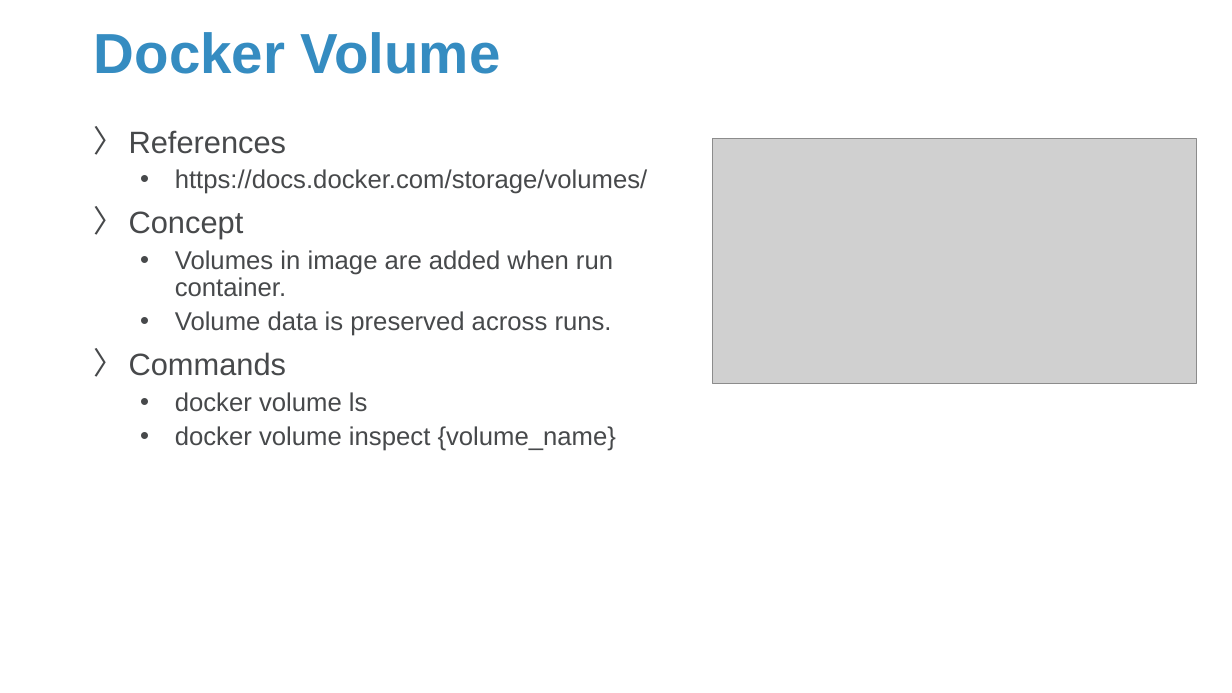
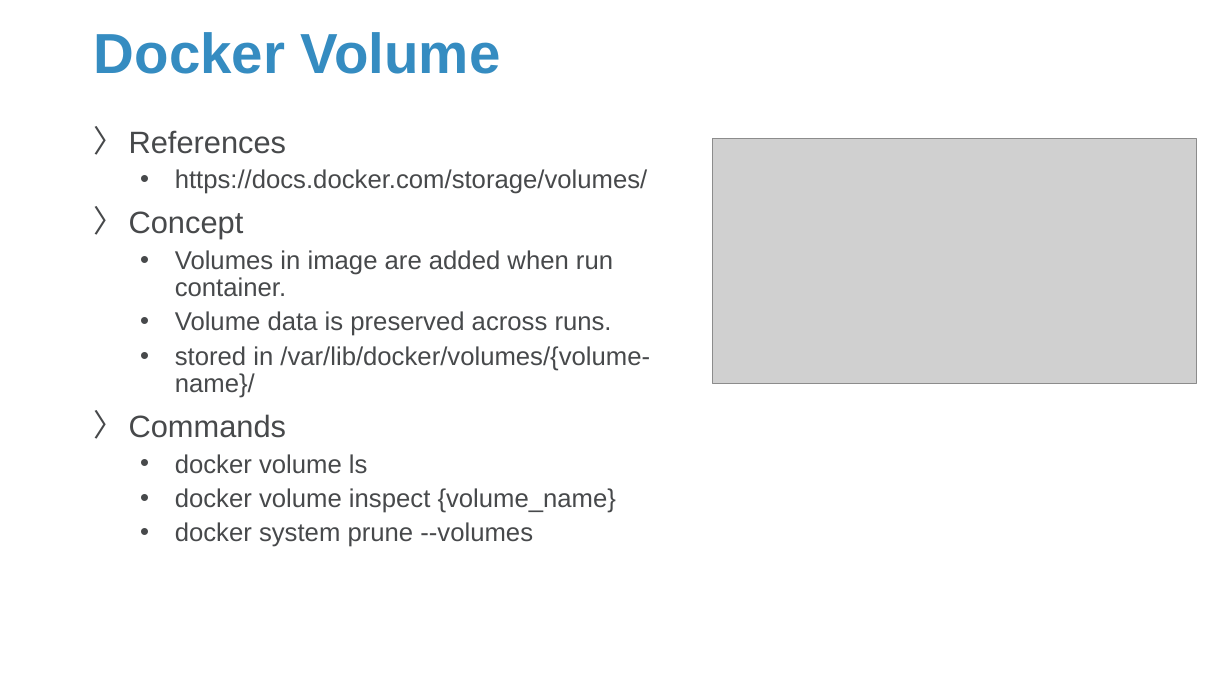
Before and after one commit to Sparks-Lu/TechNotes, a slide deck: slide 17 of Misc/Docker-Notes.pptx (slide 15 before the commit). Drawn at 1232x693 pixels with LibreOffice and Linux fonts; fonts in the diff are those of the drawing; grey boxes stand for pictures; background and template pictures are left out. Boxes give left, top, right and bottom in pixels: in the first picture for what was removed or moved away, otherwise in the second. Text is boxed around its words. In the diff, an @@ line names an element or a change of style, - is before the commit and + after.

```diff
--- a/Misc/Docker-Notes.pptx
+++ b/Misc/Docker-Notes.pptx
@@ text at (x1=175, y1=346, x2=650, y2=398): paragraph added @@
+  • stored in /var/lib/docker/volumes/{volume-name}/
@@ text at (x1=175, y1=522, x2=533, y2=547): paragraph added @@
+  • docker system prune --volumes
```
Also in this commit, not shown: 11 other slides changed, 7 slides added, 8 other files.
